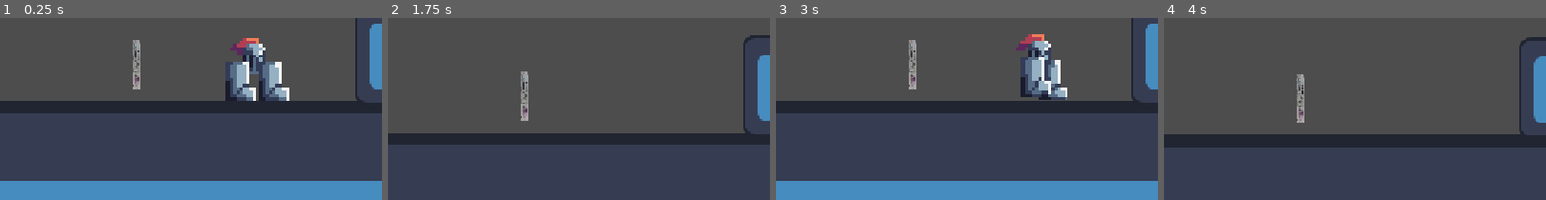
Above: before the commit, frames 1-4 (left to right).
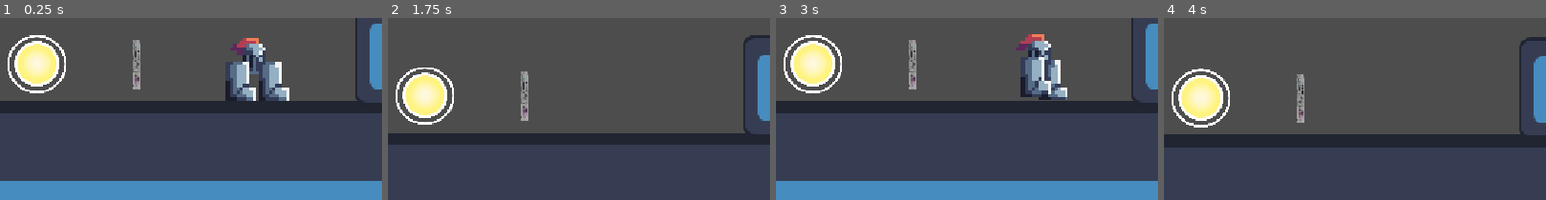
Above: after the commit, the same moments.

Repository: Nukkao/haven-2026
Game: Godot game, scene res://scenes/game.tscn
Same seed, same stepped clock (60 frames per second), same inputs: the game is played once before the commit and once after it. The engine's default icon, where the game draws it, is replaced by a stand-in: a white triangle on a blue panel in a dark square.
Inputs:
- Up to frame 1 (0.25 s): no input
- Up to frame 2 (1.75 s): tap Enter (ui_accept) at 0.5, 0.77, 1.52 s; hold Right (ui_right) from 0.53 s (still down)
- Up to frame 3 (3 s): release Right (ui_right) at 2.03 s; hold Left (ui_left) 2.03-2.78 s; hold Right (ui_right) from 2.78 s (still down)
- Up to frame 4 (4 s): keep holding Right (ui_right); tap Enter (ui_accept) at 3.02, 3.77 s
The pictures show only the part of the screen within x 16-66%, y 50-100%; the shares and areas given below are measured in that part.

The runs differ from the first frame. In frame 1, 2.9% of the frame differs, in the area x 2-18%, y 9-42%; in frame 2, 2.9%; in frame 3, 2.9%; in frame 4, 3.0%, in the area x 2-18%, y 27-61%.

Commit message:
added orb second time

Diff:
--- a/scenes/game.tscn
+++ b/scenes/game.tscn
@@ -3,6 +3,7 @@
 [ext_resource type="PackedScene" uid="uid://3fkq6q5xrlmw" path="res://scenes/player.tscn" id="1_uwrxv"]
 [ext_resource type="Texture2D" uid="uid://cptxo6oolv5hg" path="res://animations/Screenshot 2026-09-24 at 07.50.37.png" id="3_lbhrr"]
 [ext_resource type="Texture2D" uid="uid://bfi66mrq0wc2s" path="res://icon.svg" id="3_lnu2h"]
+[ext_resource type="Texture2D" uid="uid://cxj5vhaccs51k" path="res://sprites/gdorb.png" id="4_lbhrr"]
 
 [sub_resource type="GDScript" id="GDScript_yqjtg"]
 script/source = "extends Camera2D
@@ -38,6 +39,9 @@
 
 [sub_resource type="RectangleShape2D" id="RectangleShape2D_yl3u6"]
 size = Vector2(18.750004, 18.75)
+
+[sub_resource type="CircleShape2D" id="CircleShape2D_g4v7s"]
+radius = 6.0827627
 
 [node name="Game" type="Node2D" unique_id=805192047]
 
@@ -105,3 +109,16 @@
 [node name="Sprite2D" type="Sprite2D" parent="spike" unique_id=716993379]
 scale = Vector2(0.21, 0.21)
 texture = ExtResource("3_lbhrr")
+
+[node name="Area2D" type="Area2D" parent="." unique_id=1907038812]
+
+[node name="CollisionShape2D" type="CollisionShape2D" parent="Area2D" unique_id=2030670392]
+position = Vector2(-66, -11)
+shape = SubResource("CircleShape2D_g4v7s")
+
+[node name="Sprite2D" type="Sprite2D" parent="Area2D" unique_id=1338197717]
+position = Vector2(-66.00001, -11)
+scale = Vector2(0.046442058, 0.045667063)
+texture = ExtResource("4_lbhrr")
+
+[connection signal="body_entered" from="Area2D" to="Player" method="_on_area_2d_body_entered"]
--- a/scripts/player.gd
+++ b/scripts/player.gd
@@ -8,6 +8,10 @@
 
 @onready var animated_sprite = $AnimatedSprite2D
 @onready var air_move_timer = $AirMoveTimer
+
+func _on_area_2d_body_entered(body: Node2D) -> void:
+	velocity.y = -300
+	air_move_timer.start()
 
 func _physics_process(delta: float) -> void:
 	# Add the gravity.
Binary file added: sprites/gdorb.png
Not shown, added: sprites/gdorb.png.import
